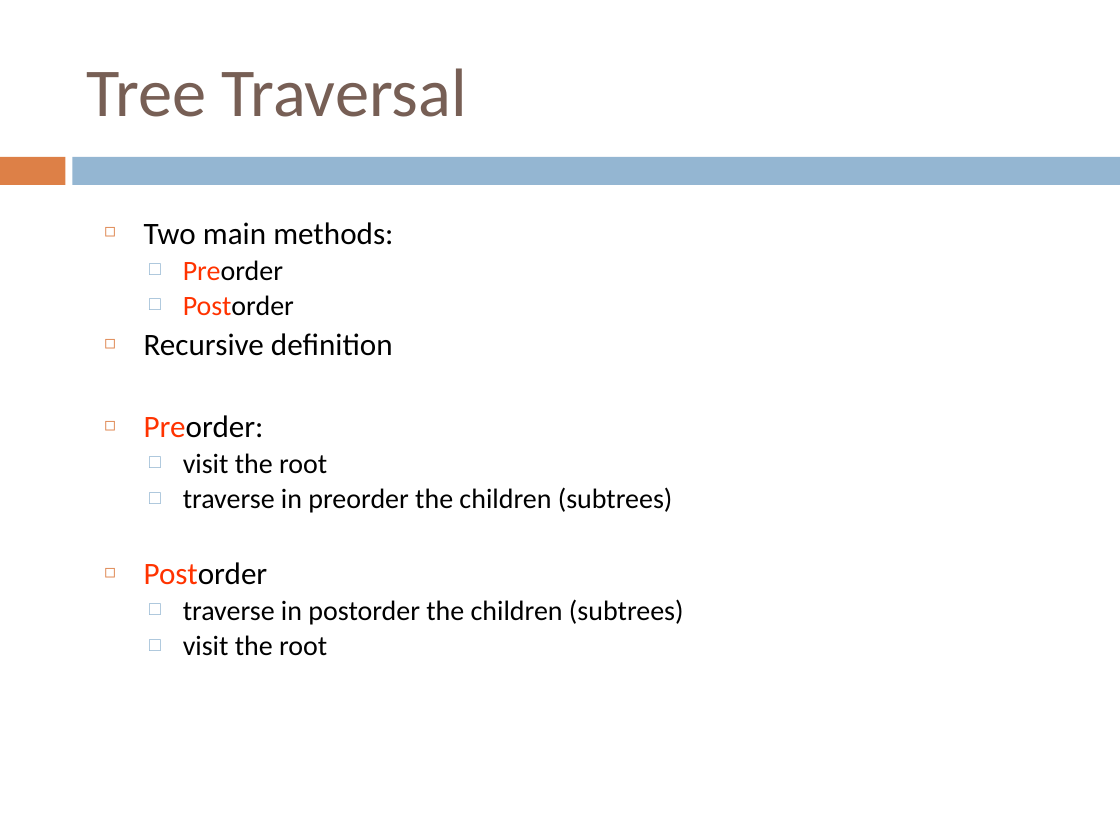
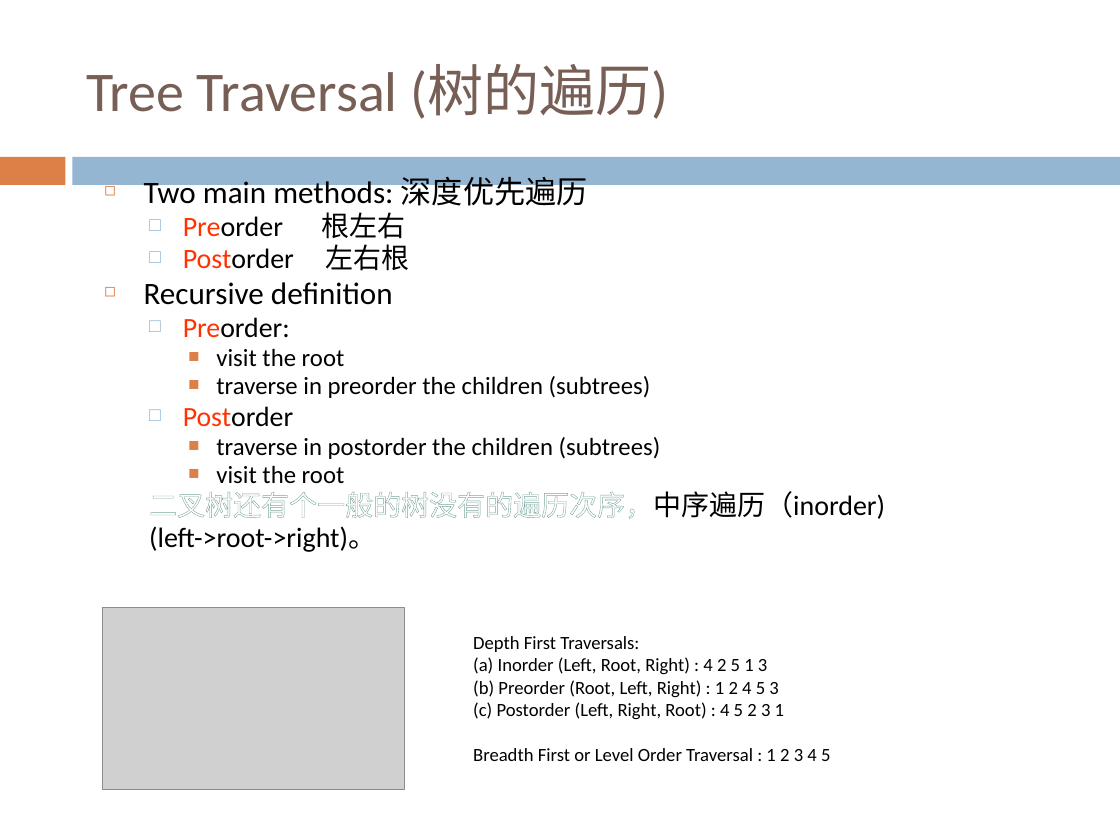
Before and after one commit to sundyCoder/CSK, a slide deck: slide 15 of 3@CSDS/PPT/4@tree.pptx. Drawn at 1120x840 pixels with LibreOffice and Linux fonts; fonts in the diff are those of the drawing; grey boxes stand for pictures. Boxes give left, top, right and bottom in pixels: in the first picture for what was removed or moved away, otherwise in the second. Text is boxed around its words. In the diff, an @@ line names an element or a change of style, - is before the commit and + after.

Commit message:
add tree algorithm.

```diff
--- a/3@CSDS/PPT/4@tree.pptx
+++ b/3@CSDS/PPT/4@tree.pptx
@@ title at (86,64,668,119): text changed; size 44 to 36 pt @@
-Tree Traversal
+Tree Traversal (树的遍历)
@@ text "Two main methods: 深度优先遍历": place and size @@
-text "Two main methods: 深度优先遍历" at (144,222,684,656)
+text "Two main methods: 深度优先遍历" at (144,177,885,552)
@@ text at (144,177,588,271): text changed @@
-◻ Two main methods:
-  □ Preorder
-  □ Postorder
+◻ Two main methods: 深度优先遍历
+  □ Preorder 根左右
+  □ Postorder 左右根
@@ text at (144,282,661,484): size 20 to 17.9 pt in "Preorder:", "Postorder"; size 18 to 15.9 pt in "visit the root", "traverse in preorder the children (subtrees)", "traverse in postorder the children (subtrees)", "visit the root"; line spacing 0.8 to 0.7; bullet ◻ to □; list level 1 to 2 in "Preorder:"; bullet colour #DD8047 to #94B6D2; bullet □ to ■; list level 2 to 3 in "visit the root"; bullet colour #94B6D2 to #DD8047; list level 2 to 3 in "traverse in preorder the children ..."; list level 1 to 2 in "Postorder"; list level 2 to 3 in "traverse in postorder the children ..." @@
@@ text at (149,491,885,552): paragraphs added @@
+  二叉树还有个一般的树没有的遍历次序，中序遍历（inorder)
+  (left->root->right)。
@@ picture added at (102,608,404,790) @@
@@ text added at (473,636,830,761), 12 pt, text #000000 @@
+Depth First Traversals:
+(a) Inorder (Left, Root, Right) : 4 2 5 1 3
+(b) Preorder (Root, Left, Right) : 1 2 4 5 3
+(c) Postorder (Left, Right, Root) : 4 5 2 3 1
+Breadth First or Level Order Traversal : 1 2 3 4 5
```
Also in this commit, not shown: 12 other slides changed, 32 slides added, 37 other files.
